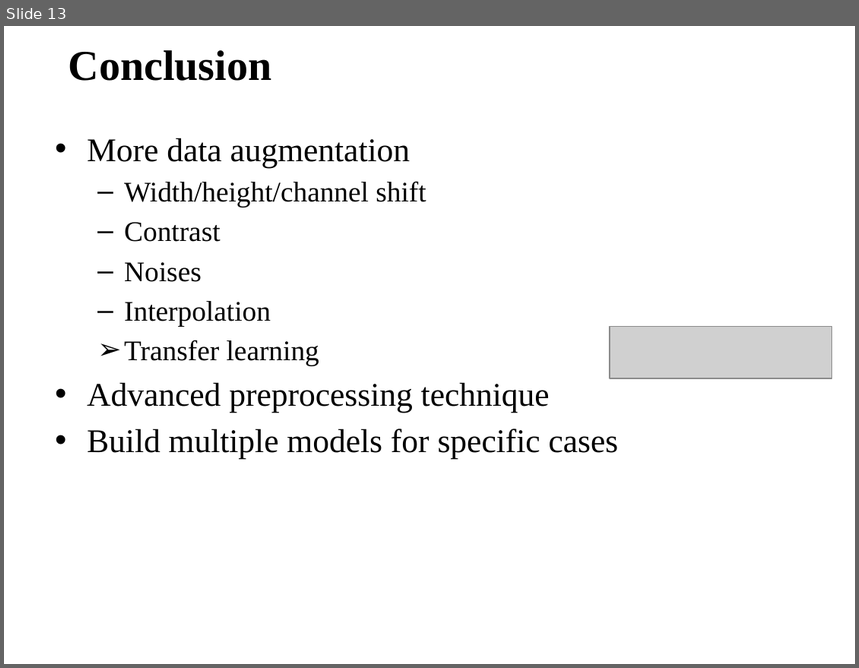
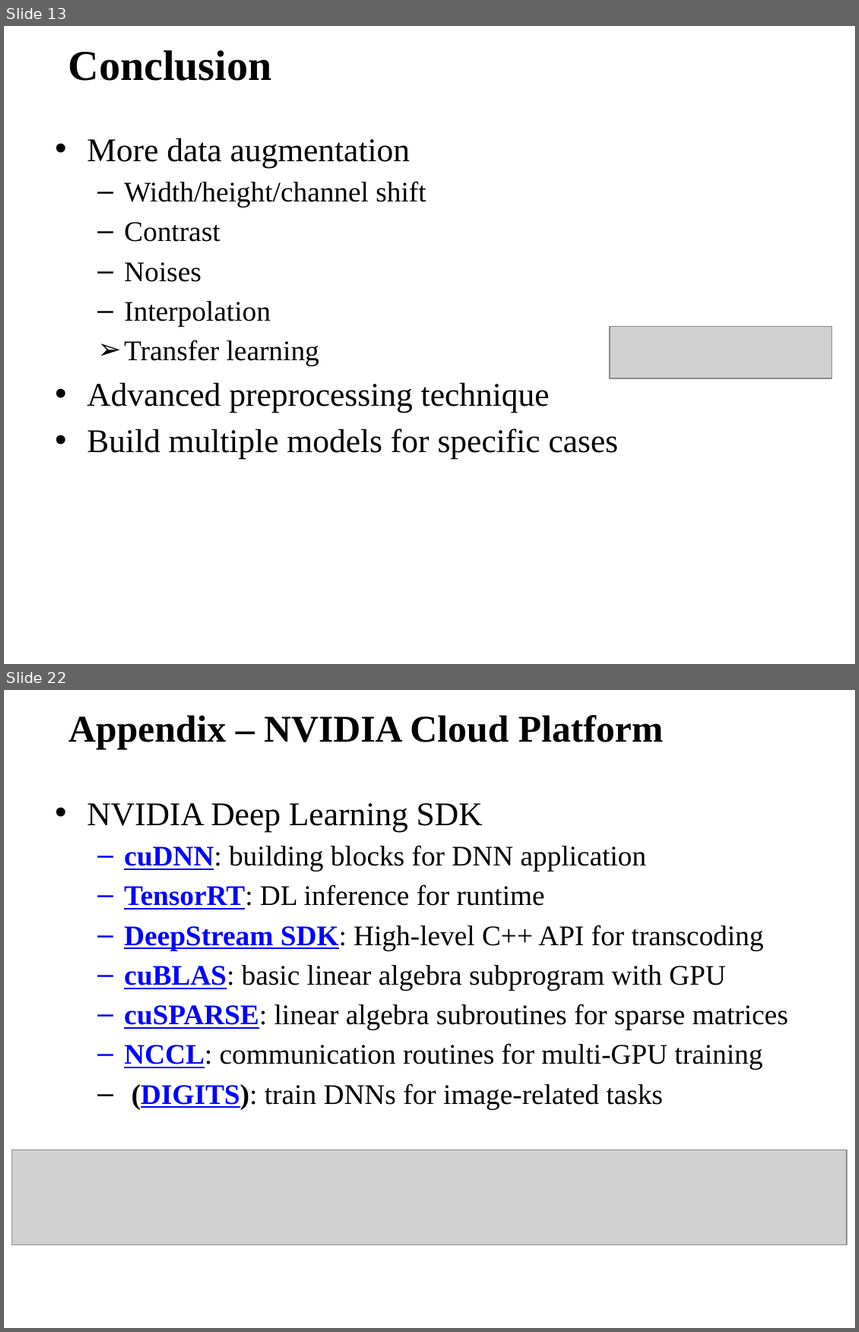
Before and after one commit to frankShih/face_classification_keras, a slide deck: Homework/han_shih_report20181003.pptx. Shown one above the other, each under a label of ours: slide 13 before the commit, slides 13 and 22 after it; the slides between them are not shown. The pictures are 859x668 and 859x1332 pixels, drawn with LibreOffice and Linux fonts; fonts in the diff are those of the drawing; grey boxes stand for pictures; background and template pictures are left out. Boxes give left, top, right and bottom in pixels: in the first picture for what was removed or moved away, otherwise in the second. Text is boxed around its words. In the diff, an @@ line names an element or a change of style, - is before the commit and + after.

```diff
--- a/Homework/han_shih_report20181003.pptx
+++ b/Homework/han_shih_report20181003.pptx
@@ slide 22 added at (4,690,855,1328), background picture (left out) @@
@@ title added at (69,715,664,749), 32 pt, text #000000, bold @@
+Appendix – NVIDIA Cloud Platform
@@ text added at (87,803,788,1110), 24 pt, text #000000 @@
+• NVIDIA Deep Learning SDK
+  – cuDNN: building blocks for DNN application
+  – TensorRT: DL inference for runtime
+  – DeepStream SDK: High-level C++ API for transcoding
+  – cuBLAS: basic linear algebra subprogram with GPU
+  – cuSPARSE: linear algebra subroutines for sparse matrices
+  – NCCL: communication routines for multi-GPU training
+  – (DIGITS): train DNNs for image-related tasks
@@ picture added at (12,1150,848,1245) @@
```
Also in this commit, not shown: 3 slides changed, 6 other slides added.
